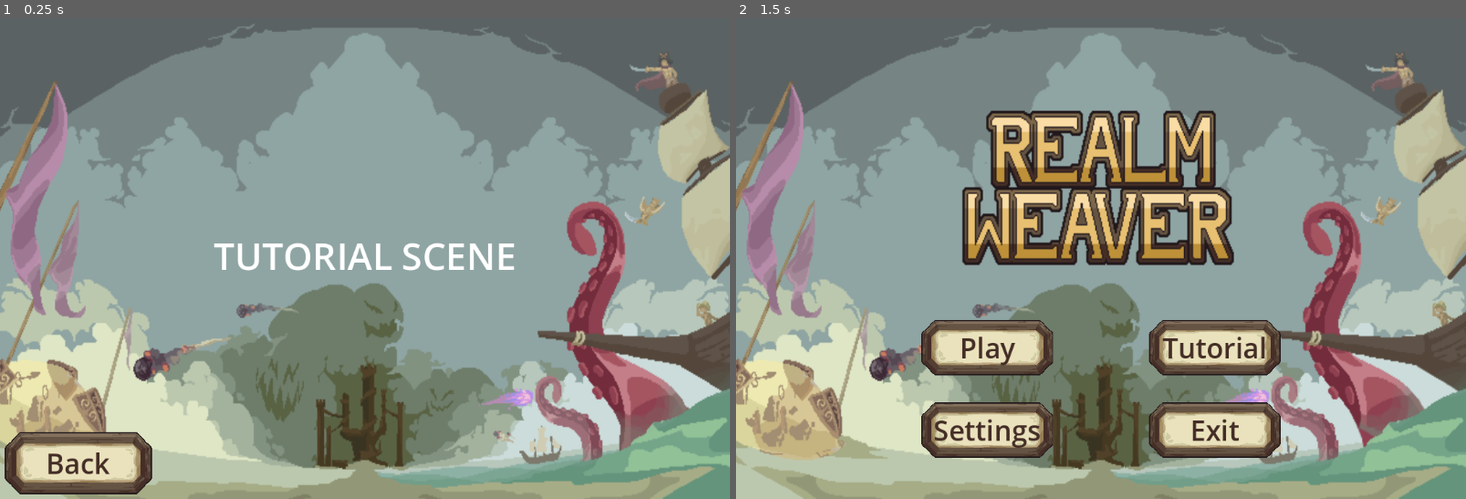
Above: before the commit, frames 1-2 (left to right).
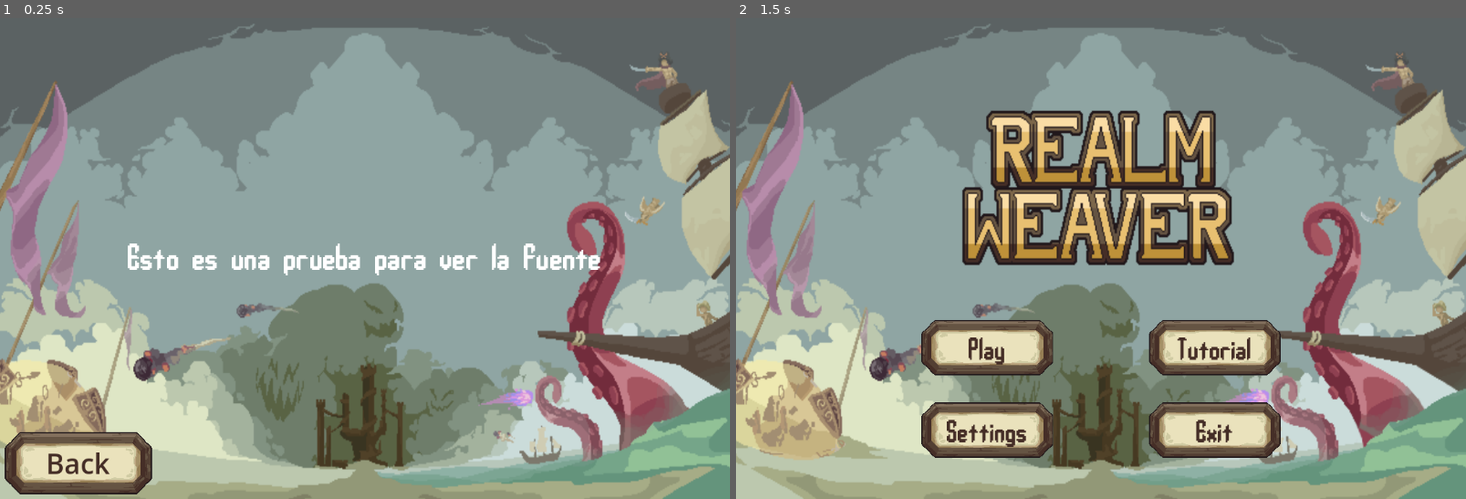
Above: after the commit, the same moments.

Repository: niki122121/GodotBackEnd
Game: Godot game, scene res://scenes/ui/tutorial.tscn
Same seed, same stepped clock (60 frames per second), same inputs: the game is played once before the commit and once after it. This scene is started directly instead of the project's main scene.
Inputs (mouse positions are in pixels of both pictures, inside the frame that each line leads up to):
- Up to frame 1 (0.25 s): no input
- Up to frame 2 (1.5 s): tap Enter at 0.5 s; move the mouse to (1261, 229) at 0.52 s; click (1261, 229) at 0.67 s; click "Back" at 1.25 s

The runs differ from the first frame. In frame 1, 1.7% of the frame differs, in the area x 17-83%, y 46-54%; in frame 2, 1.1%.

Commit message:
Fuentes de texto viables

Diff:
--- a/Client/scenes/ui/button.tscn
+++ b/Client/scenes/ui/button.tscn
@@ -1,7 +1,8 @@
-[gd_scene load_steps=8 format=3 uid="uid://ds5hv8hqh4vuf"]
+[gd_scene load_steps=9 format=3 uid="uid://ds5hv8hqh4vuf"]
 
 [ext_resource type="Theme" uid="uid://cw2ae0duv2nwi" path="res://themes/buttonTheme.tres" id="1_0kpiu"]
 [ext_resource type="Texture2D" uid="uid://c42is2ut7kdbr" path="res://sprites/buttons/GenericButton.png" id="1_1cmwl"]
+[ext_resource type="FontFile" uid="uid://cc2yaqr0wqi5t" path="res://fonts/jupiterc.ttf" id="2_vgxan"]
 
 [sub_resource type="StyleBoxEmpty" id="StyleBoxEmpty_1cmwl"]
 
@@ -19,7 +20,8 @@
 offset_bottom = 104.0
 theme = ExtResource("1_0kpiu")
 theme_override_colors/font_color = Color(0.26666668, 0.1764706, 0.14901961, 1)
-theme_override_font_sizes/font_size = 41
+theme_override_fonts/font = ExtResource("2_vgxan")
+theme_override_font_sizes/font_size = 46
 theme_override_styles/normal = SubResource("StyleBoxEmpty_1cmwl")
 theme_override_styles/pressed = SubResource("StyleBoxEmpty_smycg")
 theme_override_styles/hover = SubResource("StyleBoxEmpty_0kpiu")
--- a/Client/scenes/ui/tutorial.tscn
+++ b/Client/scenes/ui/tutorial.tscn
@@ -1,5 +1,6 @@
-[gd_scene load_steps=3 format=3 uid="uid://bh8th5k8jbybr"]
+[gd_scene load_steps=4 format=3 uid="uid://bh8th5k8jbybr"]
 
+[ext_resource type="FontFile" uid="uid://cc2yaqr0wqi5t" path="res://fonts/jupiterc.ttf" id="1_6e533"]
 [ext_resource type="PackedScene" uid="uid://bouopneobo5hh" path="res://scenes/ui/background.tscn" id="1_ka2pi"]
 [ext_resource type="PackedScene" uid="uid://yegdrjt34u3u" path="res://scenes/ui/backButton.tscn" id="2_feyax"]
 
@@ -25,11 +26,11 @@
 offset_bottom = 11.5
 grow_horizontal = 2
 grow_vertical = 2
+theme_override_fonts/font = ExtResource("1_6e533")
 theme_override_font_sizes/font_size = 55
-text = "TUTORIAL SCENE"
+text = "Esto es una prueba para ver la fuente"
 
 [node name="Background" parent="." instance=ExtResource("1_ka2pi")]
-z_index = -10
 layout_mode = 1
 
 [node name="Button" parent="." instance=ExtResource("2_feyax")]
Binary file added: Client/fonts/Pixel Wow.otf
Not shown, added: Client/fonts/Pixel Wow.otf.import
Binary file added: Client/fonts/jupiterc.ttf
Not shown, added: Client/fonts/jupiterc.ttf.import
